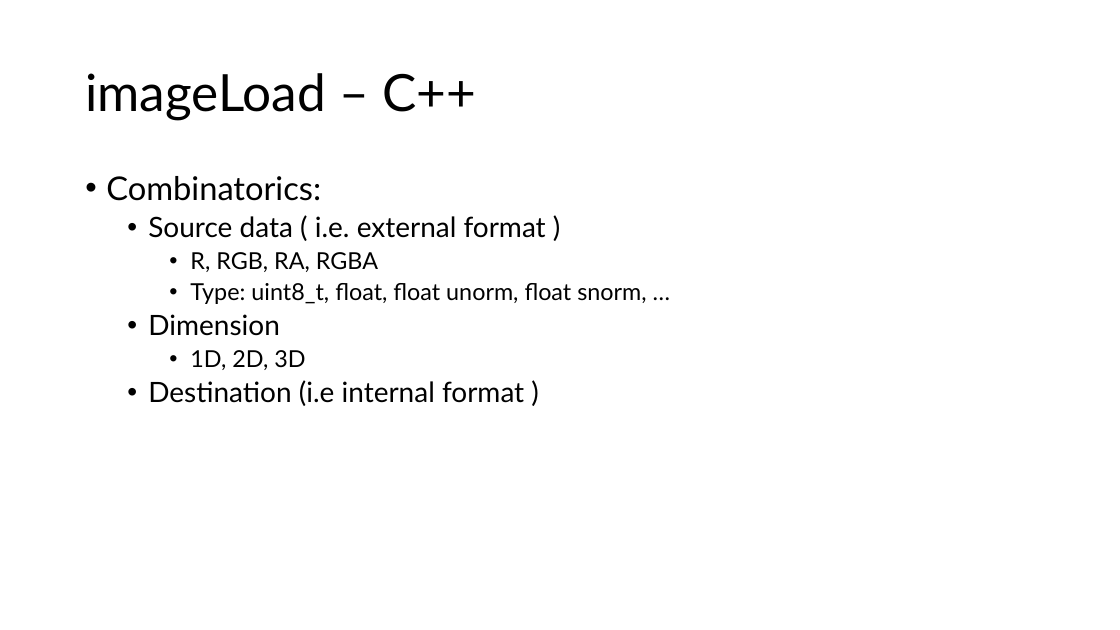
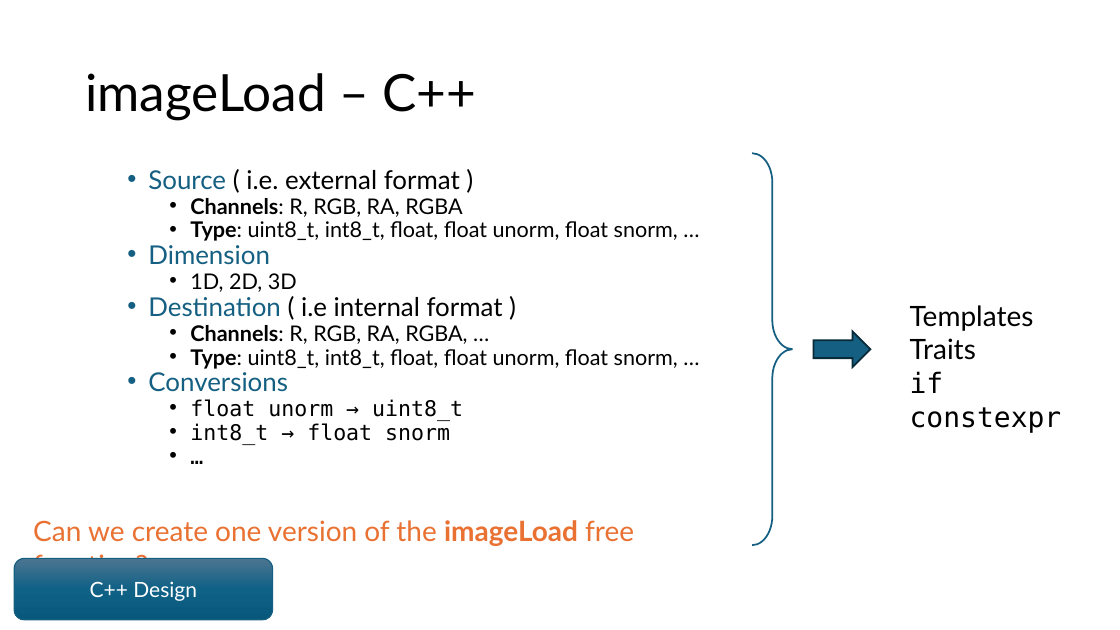
Before and after one commit to samynk/TinyCompute, a slide deck: slide 39 of Docs/presentations/cppcon2025.pptx (slide 38 before the commit). Drawn at 1120x630 pixels with LibreOffice and Linux fonts; fonts in the diff are those of the drawing. Boxes give left, top, right and bottom in pixels: in the first picture for what was removed or moved away, otherwise in the second. Text is boxed around its words. In the diff, an @@ line names an element or a change of style, - is before the commit and + after.

Commit message:
Added std::array transpilation possibility. Finalized image based version of game of life.

```diff
--- a/Docs/presentations/cppcon2025.pptx
+++ b/Docs/presentations/cppcon2025.pptx
@@ text at bbox=[148, 170, 678, 241]: text changed; size 20 to 18.5 pt @@
-• Combinatorics:
-  • Source data ( i.e. external format )
-    • R, RGB, RA, RGBA
-    • Type: uint8_t, float, float unorm, float snorm, …
+  • Source ( i.e. external format )
+    • Channels: R, RGB, RA, RGBA
+    • Type: uint8_t, int8_t, float, float unorm, float snorm, …
@@ right brace added at bbox=[752, 153, 792, 545], outline #156082 1.5 pt @@
@@ text at bbox=[148, 245, 297, 292]: size 24 to 22.2 pt, text colour #000000 to #156082 in "Dimension"; size 20 to 18.5 pt in "1D, 2D, 3D"; line spacing 0.9 to 0.7 @@
@@ text at bbox=[148, 297, 678, 445]: text changed; size 24 to 18.5 pt @@
-  • Destination (i.e internal format )
+  • Destination ( i.e internal format )
+    • Channels: R, RGB, RA, RGBA, …
+    • Type: uint8_t, int8_t, float, float unorm, float snorm, …
+  • Conversions
+    • float unorm → uint8_t
+    • int8_t → float snorm
+    • …
@@ text added at bbox=[910, 305, 1062, 433], 24 pt, text #000000 @@
+Templates
+Traits
+if constexpr
@@ right arrow added at bbox=[814, 331, 871, 367], fill #156082, outline #092A39 1.5 pt @@
@@ text added at bbox=[33, 520, 634, 559], 24 pt, text #E97132 @@
+Can we create one version of the imageLoad free function?
@@ rounded rectangle added at bbox=[14, 559, 273, 620], fill gradient #4C7591 to #106287 to #09597D, outline #156082 1 pt, 18 pt, text #FFFFFF @@
+C++ Design
```
Also in this commit, not shown: 3 other slides changed, 13 slides added, 17 other files.
